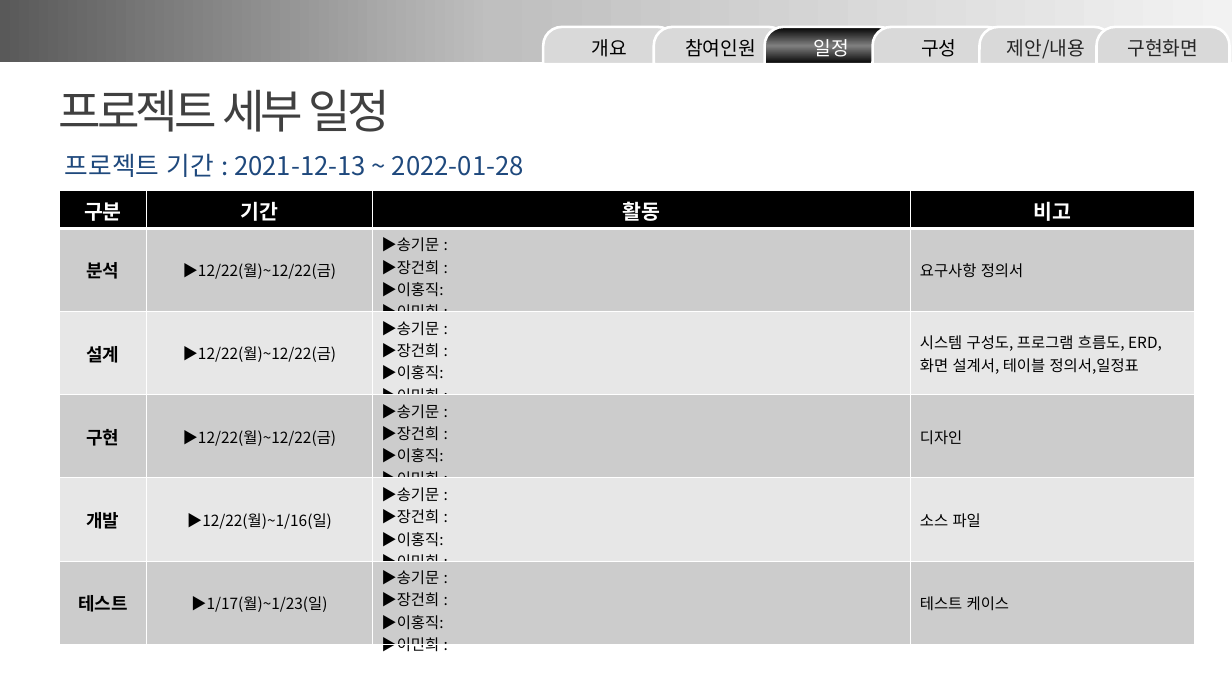
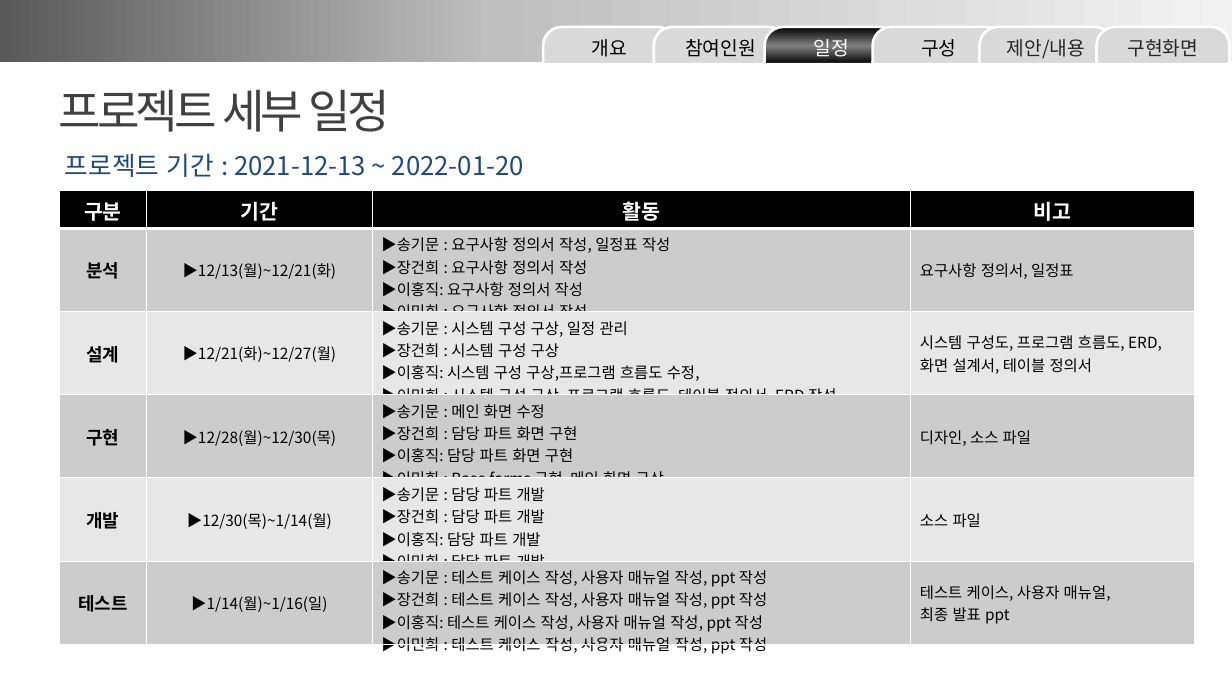
Before and after one commit to minmaxheap/FinalProject, a slide deck: slide 6 of 산출물/Team3 화면 설계 발표 ppt.pptx. Drawn at 1232x693 pixels with LibreOffice and Linux fonts; fonts in the diff are those of the drawing. Boxes give left, top, right and bottom in pixels: in the first picture for what was removed or moved away, otherwise in the second. Text is boxed around its words. In the diff, an @@ line names an element or a change of style, - is before the commit and + after.

Commit message:
ppt 수정

```diff
--- a/산출물/Team3 화면 설계 발표 ppt.pptx
+++ b/산출물/Team3 화면 설계 발표 ppt.pptx
@@ text at (65, 153, 524, 177): text changed @@
-프로젝트 기간 : 2021-12-13 ~ 2022-01-28
+프로젝트 기간 : 2021-12-13 ~ 2022-01-20
@@ table at (59, 191, 1194, 659) @@
-row 2: 분석 | ▶12/22(월)~12/22(금) | ▶송기문 : / ▶장건희 : / ▶이홍직: / ▶이민희 : | 요구사항 정의서
+row 2: 분석 | ▶12/13(월)~12/21(화) | ▶송기문 : 요구사항 정의서 작성, 일정표 작성 / ▶장건희 : 요구사항 정의서 작성 / ▶이홍직: 요구사항 정의서 작성 / ▶이민희 : 요구사항 정의서 작성 | 요구사항 정의서, 일정표
-row 3: 설계 | ▶12/22(월)~12/22(금) | ▶송기문 : / ▶장건희 : / ▶이홍직: / ▶이민희 : | 시스템 구성도, 프로그램 흐름도, ERD, / 화면 설계서, 테이블 정의서,일정표
+row 3: 설계 | ▶12/21(화)~12/27(월) | ▶송기문 : 시스템 구성 구상, 일정 관리 / ▶장건희 : 시스템 구성 구상 / ▶이홍직: 시스템 구성 구상,프로그램 흐름도 수정, / ▶이민희 : 시스템 구성 구상, 프로그램 흐름도, 테이블 정의서, ERD 작성 | 시스템 구성도, 프로그램 흐름도, ERD, / 화면 설계서, 테이블 정의서
-row 4: 구현 | ▶12/22(월)~12/22(금) | ▶송기문 : / ▶장건희 : / ▶이홍직: / ▶이민희 : | 디자인
+row 4: 구현 | ▶12/28(월)~12/30(목) | ▶송기문 : 메인 화면 수정 / ▶장건희 : 담당 파트 화면 구현 / ▶이홍직: 담당 파트 화면 구현 / ▶이민희 : Base forms 구현, 메인 화면 구상 | 디자인, 소스 파일
-row 5, column 2: ▶12/22(월)~1/16(일)
+row 5, column 2: ▶12/30(목)~1/14(월)
-row 5, column 3: ▶송기문 : / ▶장건희 : / ▶이홍직: / ▶이민희 :
+row 5, column 3: ▶송기문 : 담당 파트 개발 / ▶장건희 : 담당 파트 개발 / ▶이홍직: 담당 파트 개발 / ▶이민희 : 담당 파트 개발
-row 6: 테스트 | ▶1/17(월)~1/23(일) | ▶송기문 : / ▶장건희 : / ▶이홍직: / ▶이민희 : | 테스트 케이스
+row 6: 테스트 | ▶1/14(월)~1/16(일) | ▶송기문 : 테스트 케이스 작성, 사용자 매뉴얼 작성, ppt 작성 / ▶장건희 : 테스트 케이스 작성, 사용자 매뉴얼 작성, ppt 작성 / ▶이홍직: 테스트 케이스 작성, 사용자 매뉴얼 작성, ppt 작성 / ▶이민희 : 테스트 케이스 작성, 사용자 매뉴얼 작성, ppt 작성 | 테스트 케이스, 사용자 매뉴얼, / 최종 발표 ppt
```
Also in this commit, not shown: 8 other slides changed, 1 slide removed, 1 other file.
